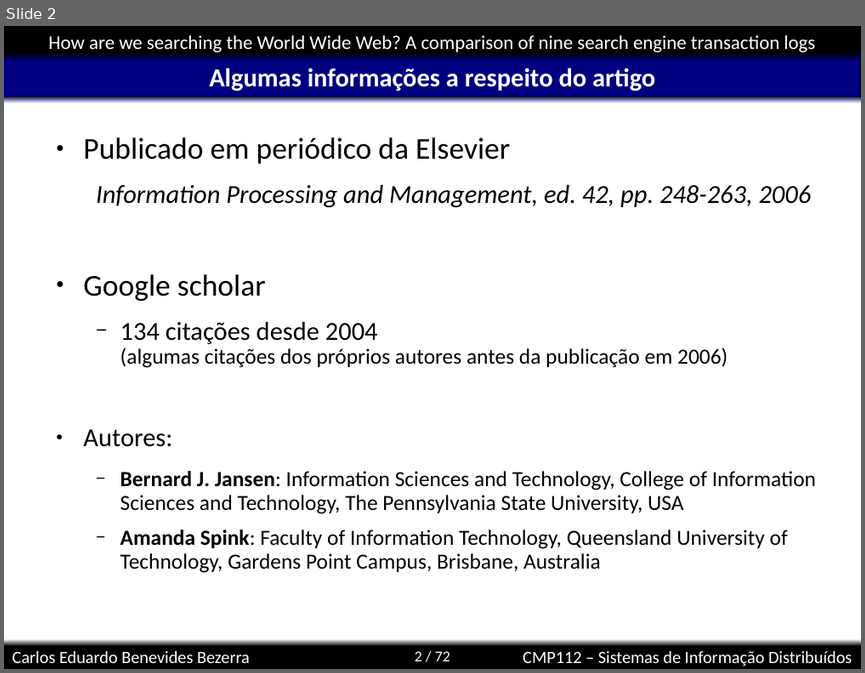
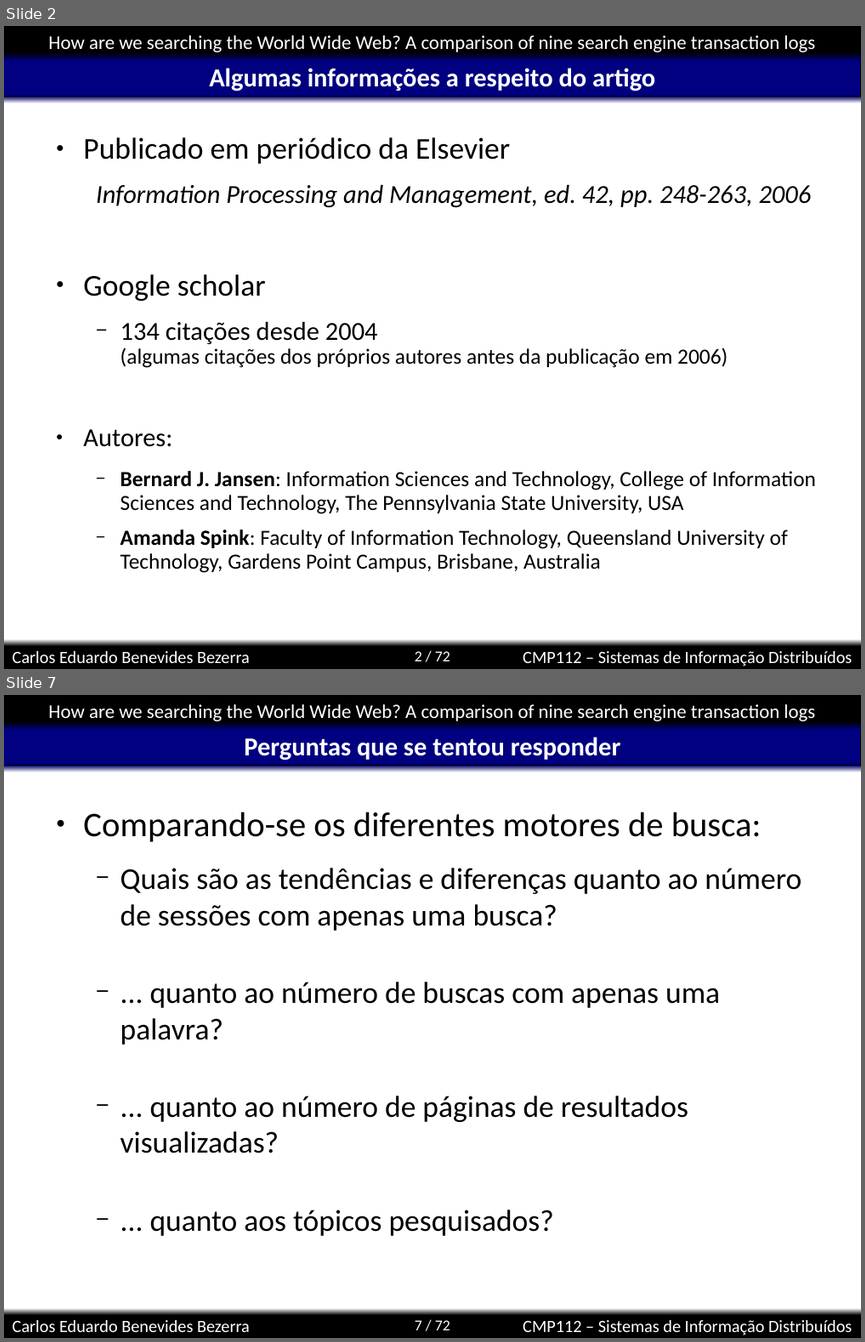
Before and after one commit to kdubezerra/kdubezerra, a slide deck: disciplinas/cmp112/artigohow.ppt. Shown one above the other, each under a label of ours: slide 2 before the commit, slides 2 and 7 after it; the slides between them are not shown. The pictures are 865x673 and 865x1342 pixels, drawn with LibreOffice and Linux fonts; fonts in the diff are those of the drawing; background and template pictures are left out. Boxes give left, top, right and bottom in pixels: in the first picture for what was removed or moved away, otherwise in the second. Text is boxed around its words. In the diff, an @@ line names an element or a change of style, - is before the commit and + after.

```diff
--- a/disciplinas/cmp112/artigohow.ppt
+++ b/disciplinas/cmp112/artigohow.ppt
@@ slide 7 added at box(4, 695, 861, 1338), background #FFFFFF; not listed: 8 template elements that a slide beside it also shows @@
@@ title added at box(244, 737, 621, 760), 24 pt, text #FFFFFF, bold @@
+Perguntas que se tentou responder
@@ text added at box(83, 811, 801, 1236), 28 pt, text #000000 @@
+● Comparando-se os diferentes motores de busca:
+  − Quais são as tendências e diferenças quanto ao número de sessões com apenas uma busca?
+  − ... quanto ao número de buscas com apenas uma palavra?
+  − ... quanto ao número de páginas de resultados visualizadas?
+  − ... quanto aos tópicos pesquisados?
```
Also in this commit, not shown: 1 slide changed, 6 other slides added.
